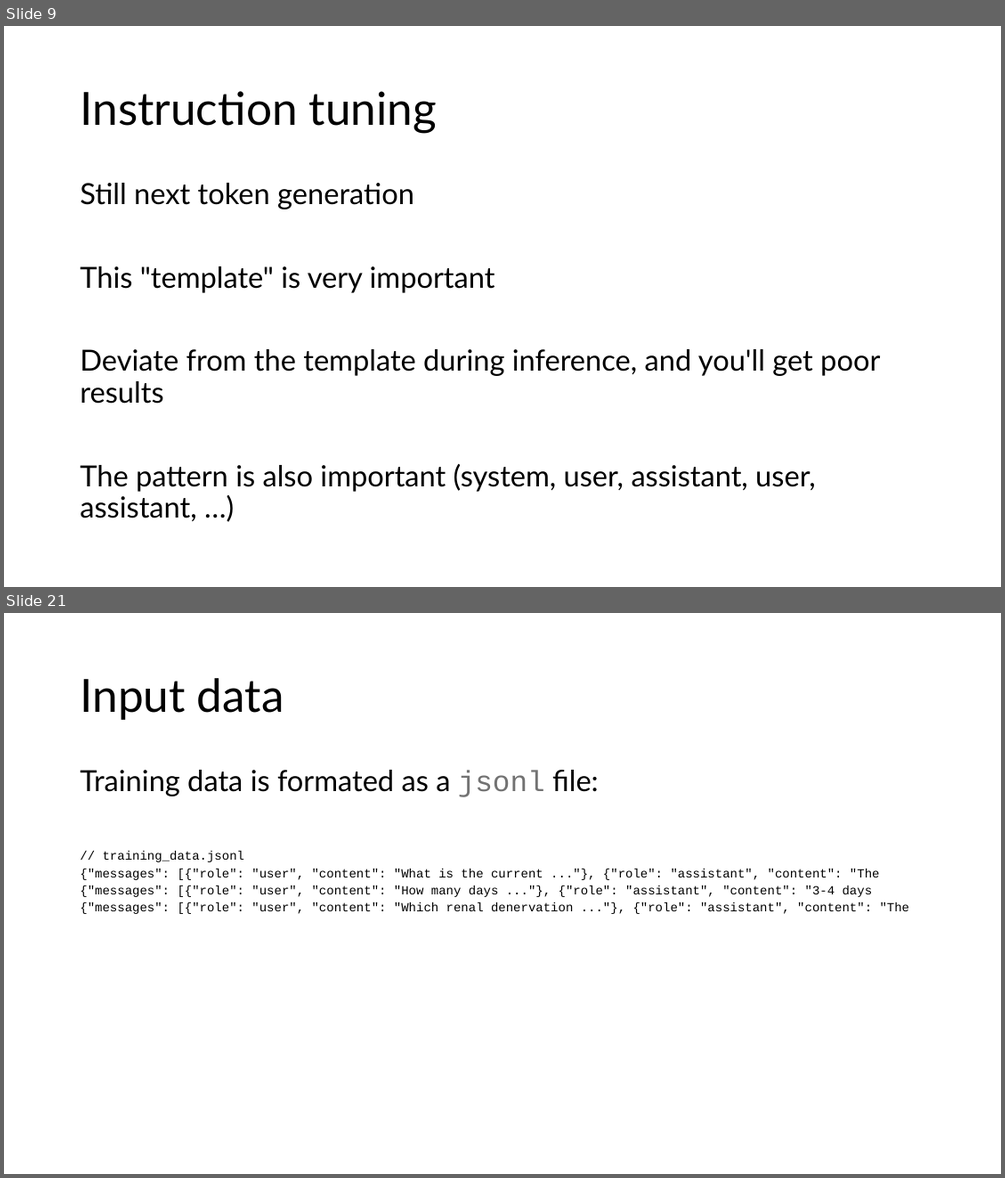
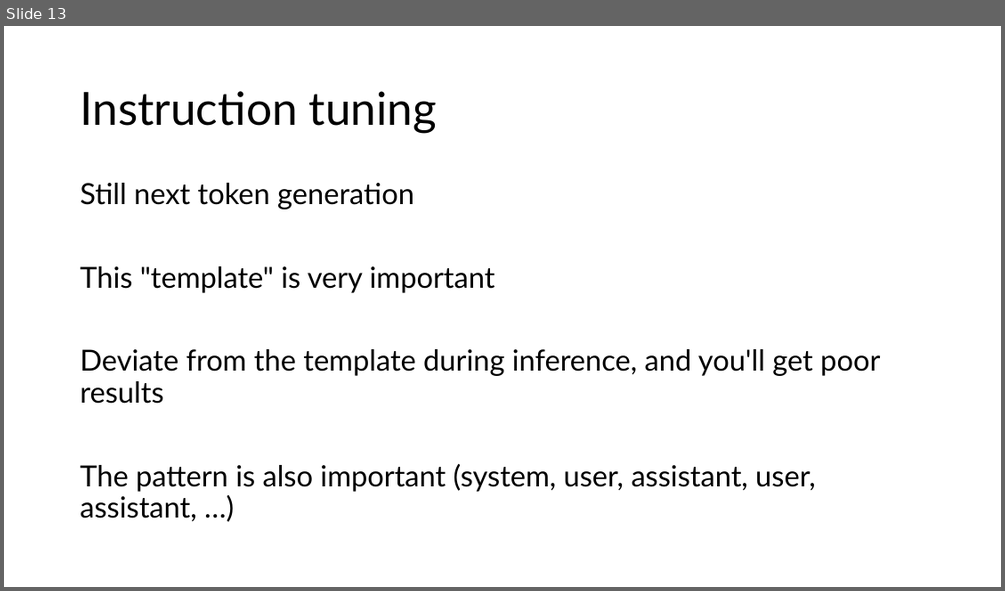
Before and after one commit to acceleratescience/large-language-models, a slide deck: slides/7-finetuning.pptx. Shown one above the other, each under a label of ours: slides 9 and 21 before the commit, slide 13 after it; the slides between them are not shown. The pictures are 1005x1178 and 1005x591 pixels, drawn with LibreOffice and Linux fonts; fonts in the diff are those of the drawing. Boxes give left, top, right and bottom in pixels: in the first picture for what was removed or moved away, otherwise in the second. Text is boxed around its words. In the diff, an @@ line names an element or a change of style, - is before the commit and + after.

Commit message:
feat(slides): update fine-tuning slides to include post-training and use material from econ lecture

```diff
--- a/slides/7-finetuning.pptx
+++ b/slides/7-finetuning.pptx
@@ slide 21 removed at (x1=4, y1=613, x2=1001, y2=1174), background #FFFFFF @@
@@ title removed at (x1=80, y1=678, x2=284, y2=720) @@
-Input data
@@ text removed at (x1=80, y1=770, x2=910, y2=914) @@
-Training data is formated as a jsonl file:
-// training_data.jsonl
-{"messages": [{"role": "user", "content": "What is the current ..."}, {"role": "assistant", "content": "The
-{"messages": [{"role": "user", "content": "How many days ..."}, {"role": "assistant", "content": "3-4 days
-{"messages": [{"role": "user", "content": "Which renal denervation ..."}, {"role": "assistant", "content": "The
@@ what was slide 9 is now slide 13 @@
```
Also in this commit, not shown: 4 slides changed, 10 slides added, 14 other slides removed.
